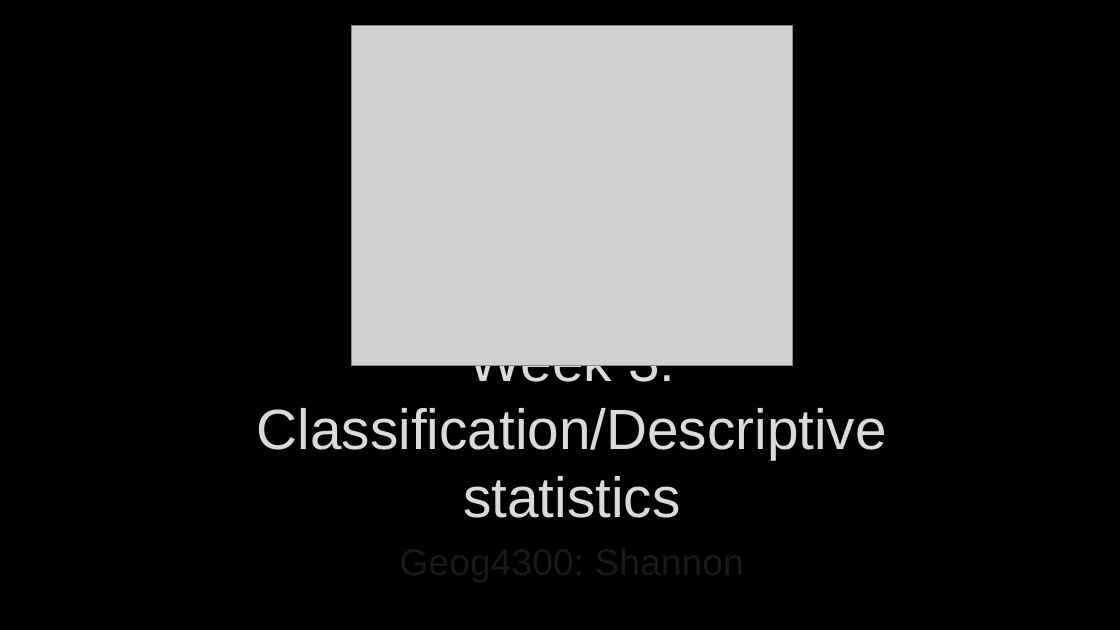
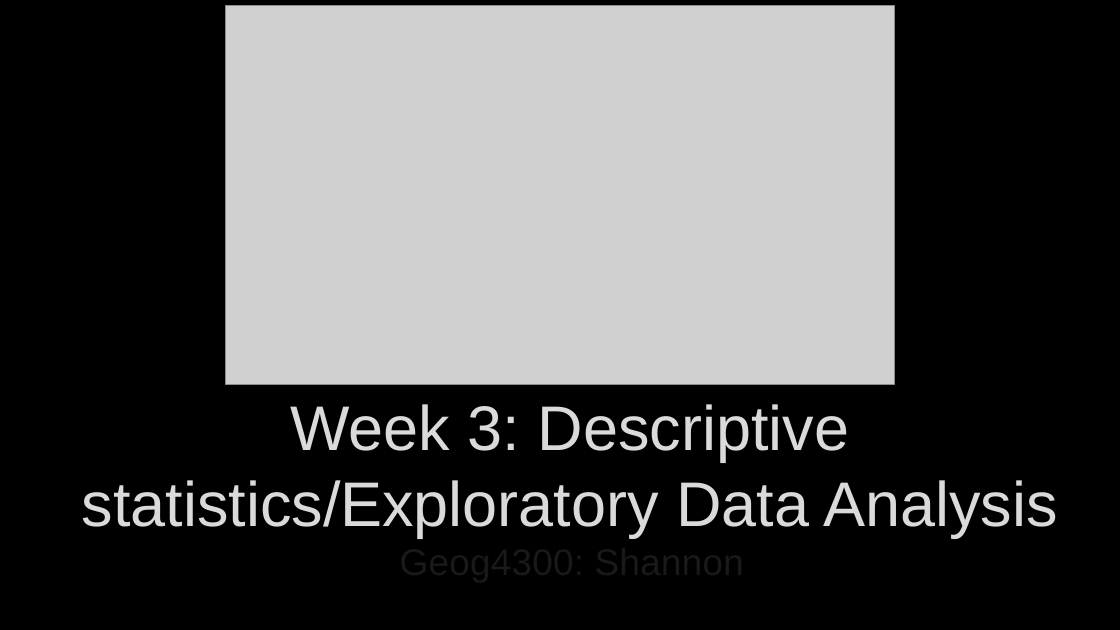
Before and after one commit to jshannon75/geog4300, a slide deck: slide 1 of in_class_slides/geog4300_W03-1 Classification and descriptive stats.pptx. Drawn at 1120x630 pixels with LibreOffice and Linux fonts; fonts in the diff are those of the drawing; grey boxes stand for pictures; background and template pictures are left out. Boxes give left, top, right and bottom in pixels: in the first picture for what was removed or moved away, otherwise in the second. Text is boxed around its words. In the diff, an @@ line names an element or a change of style, - is before the commit and + after.

Commit message:
Class 3 slides

```diff
--- a/in_class_slides/geog4300_W03-1 Classification and descriptive stats.pptx
+++ b/in_class_slides/geog4300_W03-1 Classification and descriptive stats.pptx
@@ picture: place and size @@
-picture at bbox=[352, 25, 792, 365]
+picture at bbox=[225, 6, 895, 385]
@@ title at bbox=[82, 404, 1057, 537]: text changed; size 48.6 to 54 pt @@
-Week 3: Classification/Descriptive statistics
+Week 3: Descriptive statistics/Exploratory Data Analysis
```
Also in this commit, not shown: 3 other slides changed, 1 slide removed.
